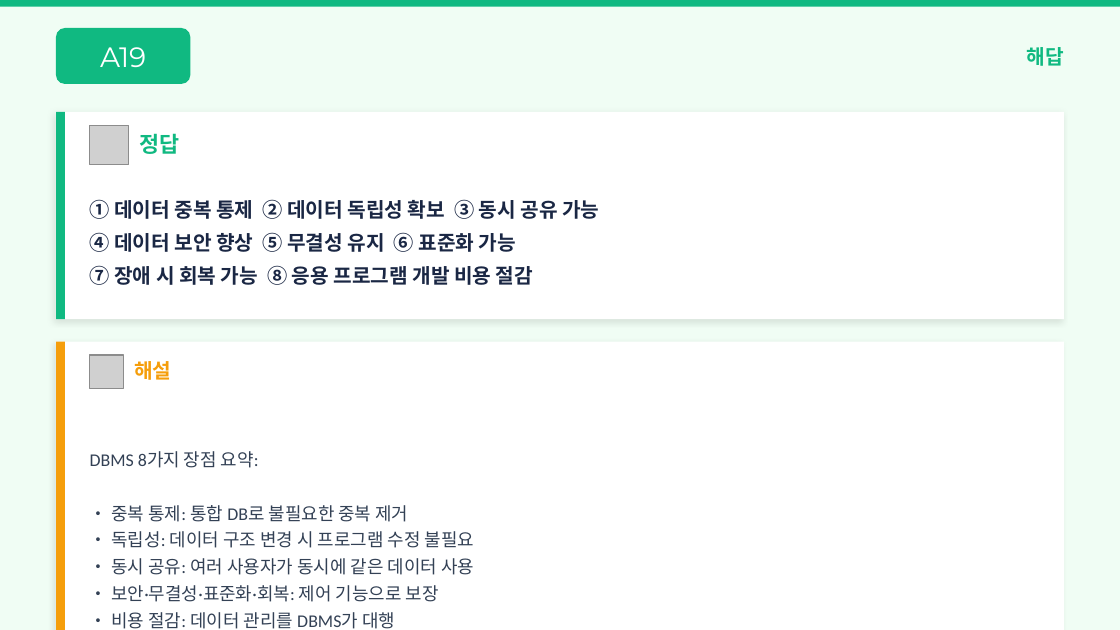
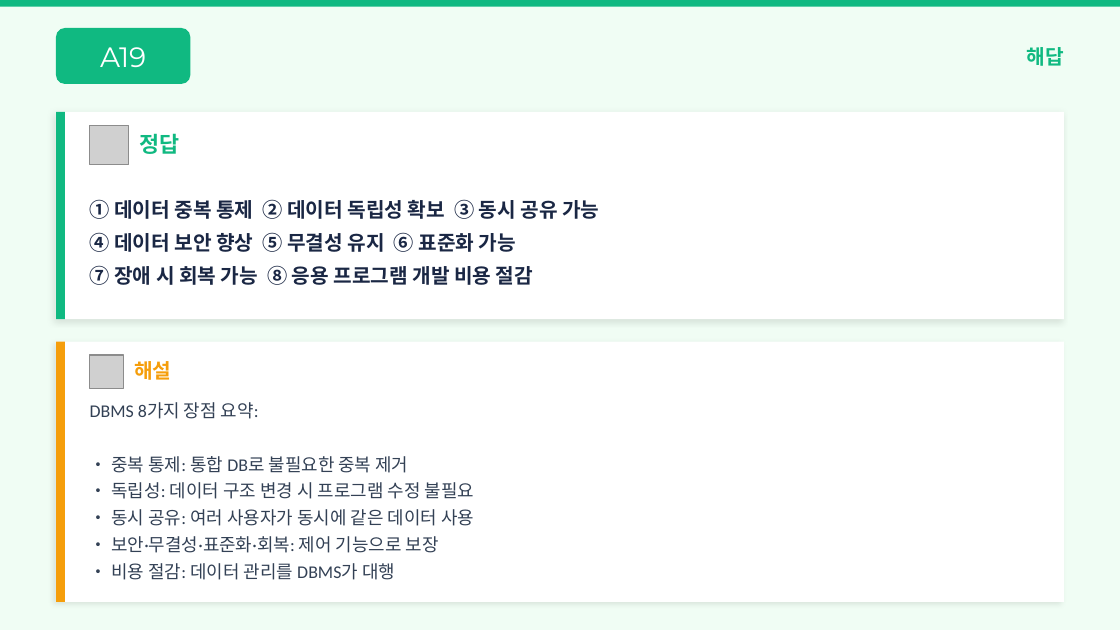
Before and after one commit to Sangdon-Park/Sangdon-Park.github.io, a slide deck: slide 42 of data/DB시스템/2장_연습문제_풀이.pptx. Drawn at 1120x630 pixels with LibreOffice and Linux fonts; fonts in the diff are those of the drawing; grey boxes stand for pictures. Boxes give left, top, right and bottom in pixels: in the first picture for what was removed or moved away, otherwise in the second. Text is boxed around its words. In the diff, an @@ line names an element or a change of style, - is before the commit and + after.

```diff
--- a/data/DB시스템/2장_연습문제_풀이.pptx
+++ b/data/DB시스템/2장_연습문제_풀이.pptx
@@ rectangle resized from (x1=56, y1=342, x2=1064, y2=630) to (x1=56, y1=342, x2=1064, y2=603) @@
@@ rectangle resized from (x1=56, y1=342, x2=65, y2=630) to (x1=56, y1=342, x2=65, y2=603) @@
@@ text "DBMS 8가지 장점 요약:" moved from (x1=90, y1=451, x2=474, y2=629) to (x1=90, y1=402, x2=474, y2=580) @@
```
Also in this commit, not shown: 3 other slides changed, 3 other files.
